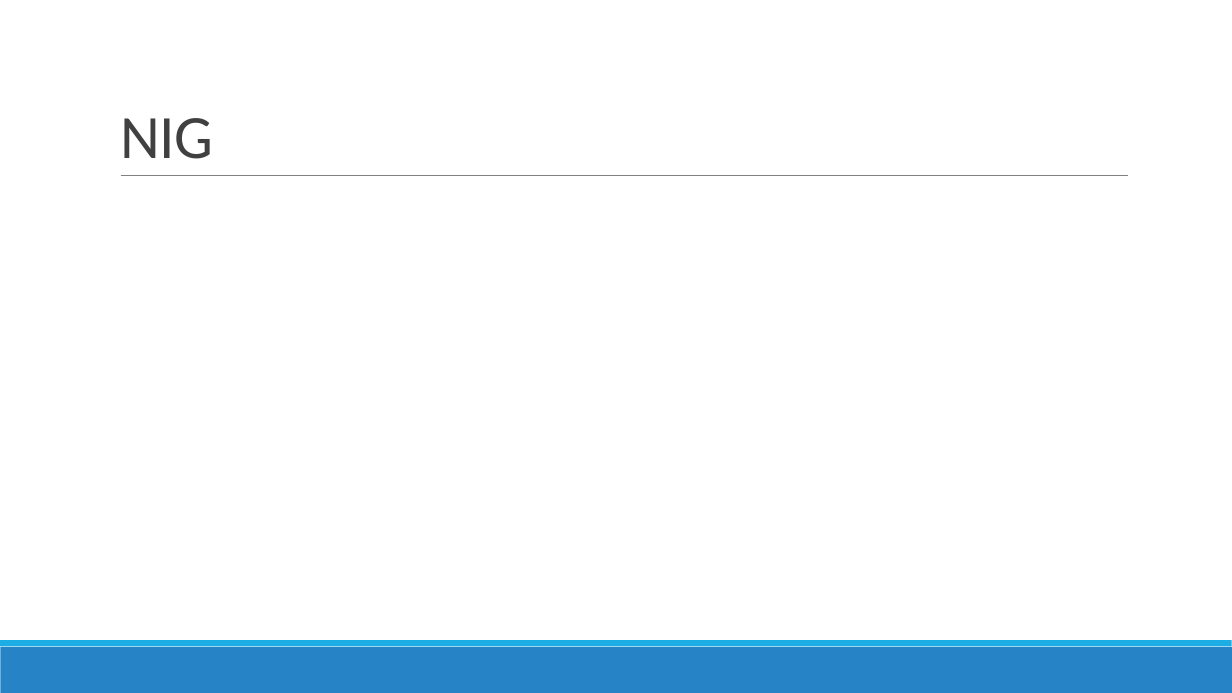
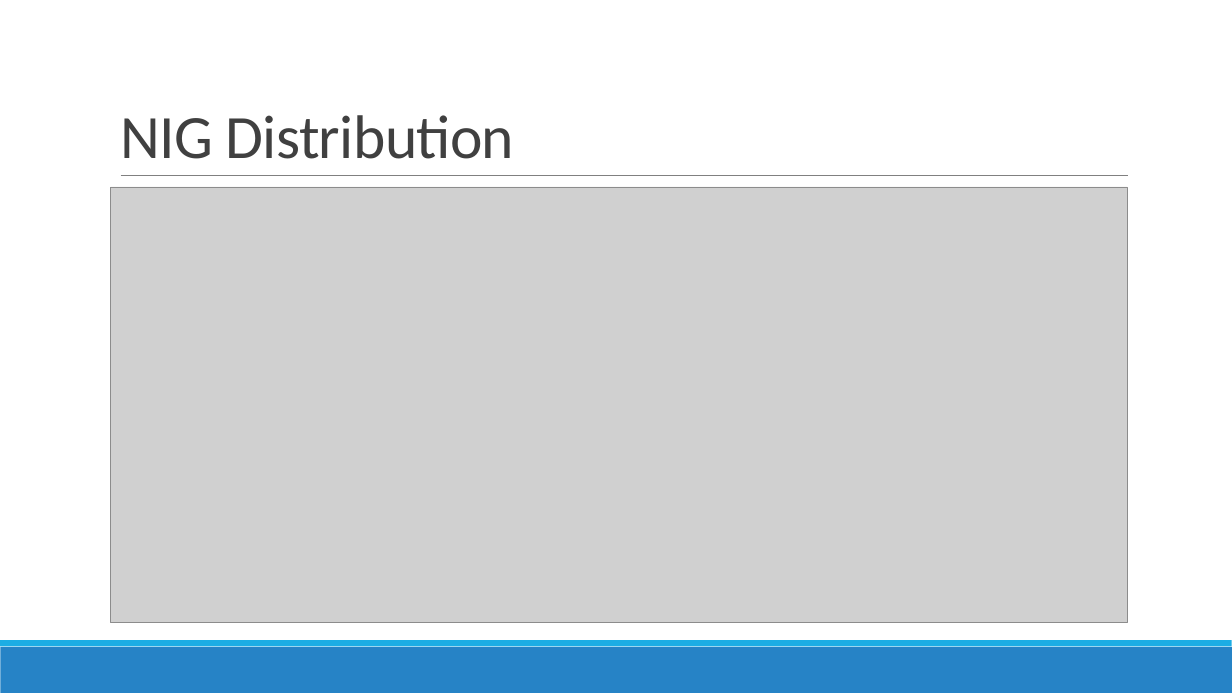
Before and after one commit to chicago-joe/Option-Pricing-via-Levy-Models-in-R, a slide deck: slide 4 of doc/RFinance Presentation.pptx (slide 3 before the commit). Drawn at 1232x693 pixels with LibreOffice and Linux fonts; fonts in the diff are those of the drawing; grey boxes stand for pictures. Boxes give left, top, right and bottom in pixels: in the first picture for what was removed or moved away, otherwise in the second. Text is boxed around its words. In the diff, an @@ line names an element or a change of style, - is before the commit and + after.

```diff
--- a/doc/RFinance Presentation.pptx
+++ b/doc/RFinance Presentation.pptx
@@ title at [120, 115, 515, 159]: text changed @@
-NIG
+NIG Distribution
@@ picture added at [111, 187, 1128, 622] @@
```
Also in this commit, not shown: 2 other slides changed, 3 slides added, 2 slides removed, 3 other files.
